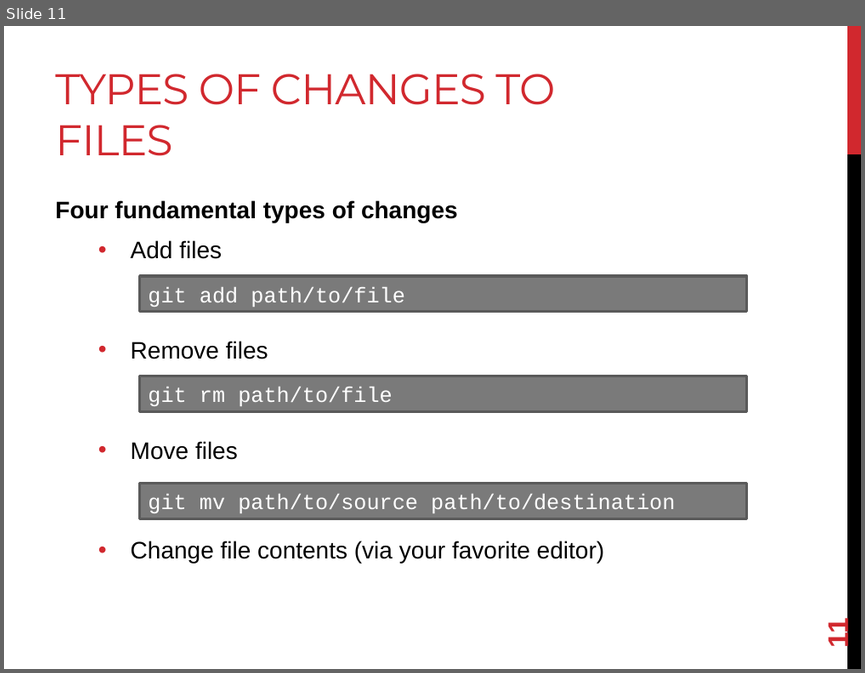
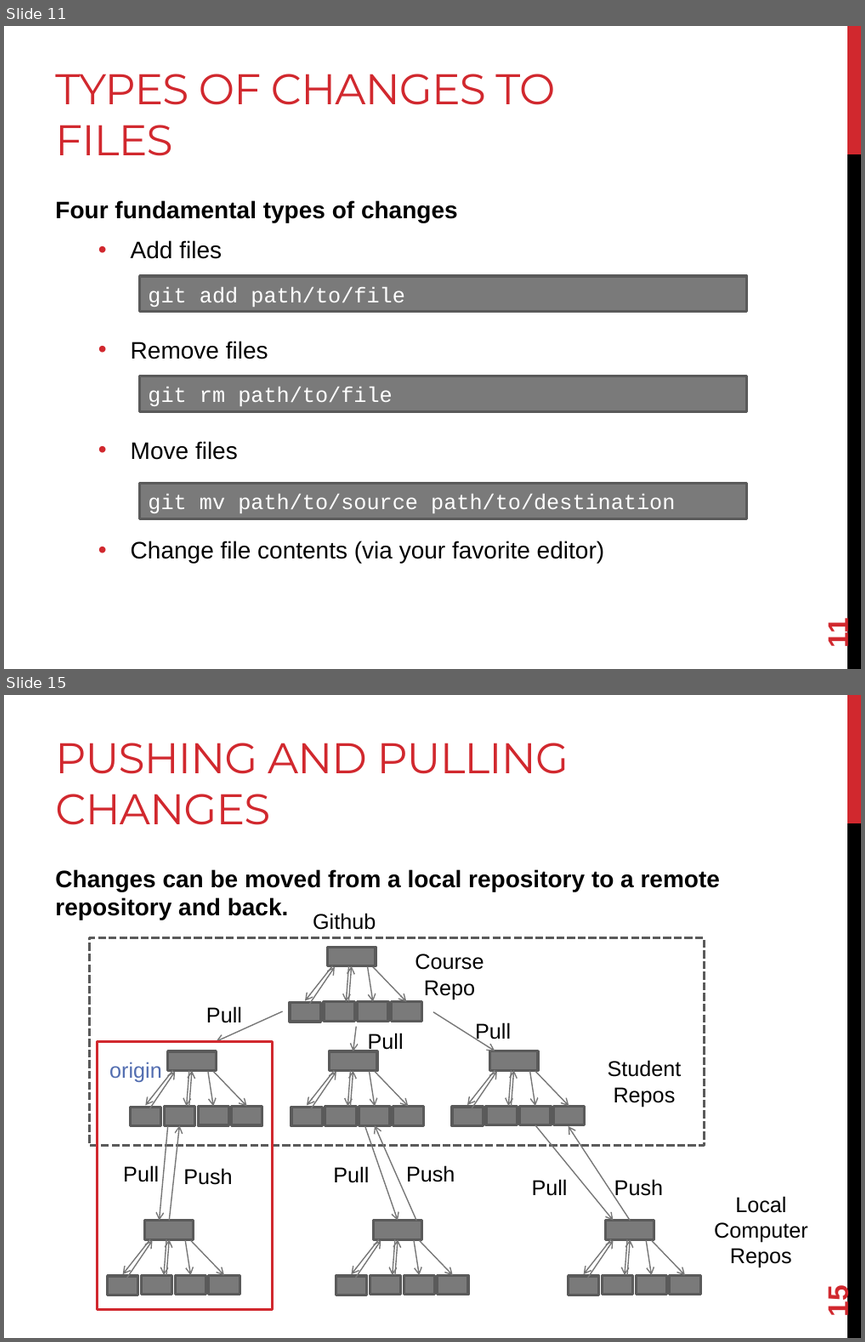
Before and after one commit to joshpeterson/DevelopingConcurrentSoftware, a slide deck: Lectures/Introduction to Distributed Version Control/Introduction to Distributed Version Control.pptx. Shown one above the other, each under a label of ours: slide 11 before the commit, slides 11 and 15 after it; the slides between them are not shown. The pictures are 865x673 and 865x1342 pixels, drawn with LibreOffice and Linux fonts; fonts in the diff are those of the drawing. Boxes give left, top, right and bottom in pixels: in the first picture for what was removed or moved away, otherwise in the second. Text is boxed around its words. In the diff, an @@ line names an element or a change of style, - is before the commit and + after.

```diff
--- a/Lectures/Introduction to Distributed Version Control/Introduction to Distributed Version Control.pptx
+++ b/Lectures/Introduction to Distributed Version Control/Introduction to Distributed Version Control.pptx
@@ slide 15 added at [4, 695, 861, 1338], background #FFFFFF; not listed: 2 template elements that a slide beside it also shows @@
@@ title added at [55, 743, 568, 825], 36 pt, text #D1282E @@
+PUSHING AND PULLING CHANGES
@@ text added at [55, 869, 720, 920], 20 pt, text #000000, bold @@
+Changes can be moved from a local repository to a remote repository and back.
@@ rectangle added at [97, 1041, 271, 1309], outline #D1282E 2.25 pt @@
@@ text added at [109, 1061, 162, 1082], 18 pt, text #526DB0 @@
+origin
@@ group added at [90, 913, 808, 1295]: 51 arrows, 36 rectangles, 13 texts @@
+Github
+Course Repo
+Student Repos
+Pull
+Pull
+Pull
+Pull
+Pull
+Pull
+Push
+Push
+Push
+Local Computer Repos
@@ page number added at [822, 1287, 854, 1315], 24 pt, text #D1282E, bold @@
+15
```
Also in this commit, not shown: 5 other slides added.
